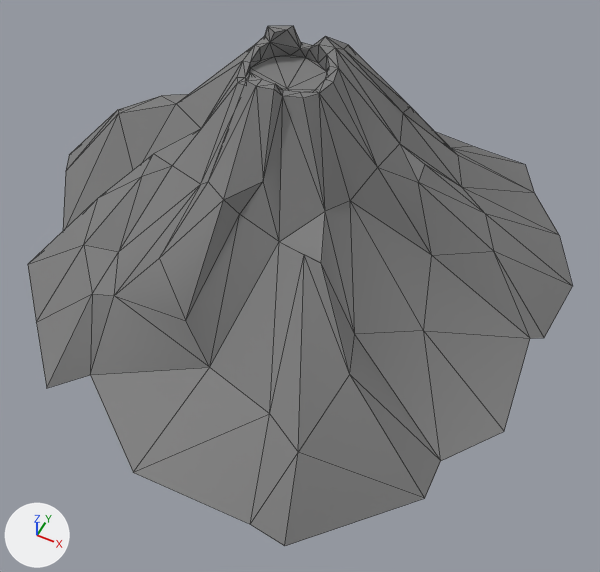
What one commit did to the Blender file src/models/env/lava/Volcano.blend.
Before and after are seen from a 50 mm camera at (1015.0, -1941.0, 2255.0) aimed at (143.0, -197.0, 75.0). Lighting does not change. The marker at lower left points along +X, +Y and +Z. Mesh edges are drawn as thin lines.
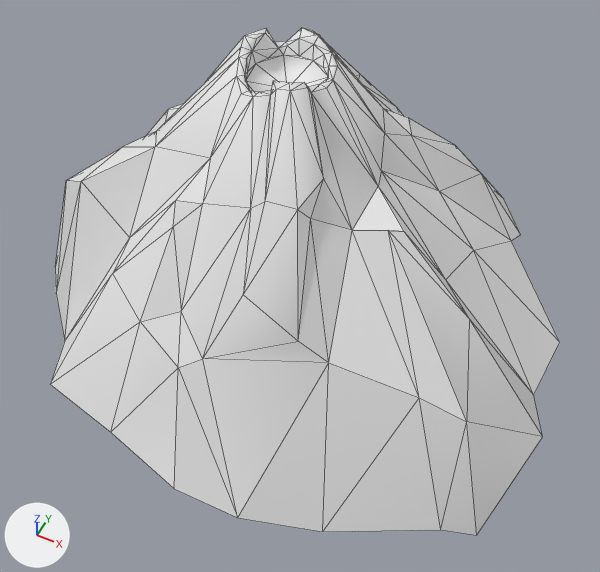
The change, as JSON lines over the scene's bpy script:
```json
{"block": "me_psphere1", "where": "# used by ob_mesh; location = (0.0, 0.0, 0.0); rotation_euler = (1.571, 0.0, 0.0), in degrees (90, 0, 0); scale = (984.0, 984.0, 984.0)"}
{"op": "remove", "block": "me_psphere1", "code": "me_psphere1.from_pydata(...)  # 151 vertices, 272 faces; spans x -1.1..1.01, y -0.02..0.87, z -1.03..1.06"}
{"op": "remove", "block": "me_psphere1", "code": "me_psphere1.materials.append(mat_lambert3sg)  # grey #848484"}
{"op": "add", "block": "me_psphere1", "code": "me_psphere1.from_pydata(...)  # 151 vertices, 272 faces; spans x -0.91..0.98, y -0.3..0.87, z -0.96..1.06"}
{"block": "me_psphere1", "change": "me_psphere1 part 1: 39 of 151 vertices moved; they spanned x -1.1..1.01, y -0.02..0.28, z -1.03..1.06 and now span x -0.91..0.98, y -0.3..0.3, z -0.96..1.06; mean shift (0.01, -0.09, 0.03); largest move (0.53, 0.0, 1.06) -> (0.53, -0.3, 1.06)"}
{"block": "me_psphere1", "change": "me_psphere1 part 2: edges marked sharp go from 186 to 94"}
{"op": "set", "path": "ob_mesh.rotation_euler", "old": "(1.571, 0.0, 0.0)", "new": "(1.571, 0.0, 0.559)", "note": "degrees (90, 0, 0) -> degrees (90, 0, 32)"}
```

What differs and where, as boxes [x1, y1, x2, y2] in the pictures (600 x 572 px; the box of a moved part takes in the faces that stretch with it):
```json
{"object": "Mesh", "change": "recoloured, reshaped, shading changed, turned", "before": [28, 26, 572, 546], "after": [50, 28, 560, 535], "on screen": "grey to white"}
{"part": 1, "of": "me_psphere1", "change": "moved or reshaped", "before": [28, 110, 572, 546], "after": [50, 110, 560, 535]}
{"part": 2, "of": "me_psphere1", "change": "shading changed", "before": [118, 26, 494, 374], "after": [68, 28, 481, 341]}
```
